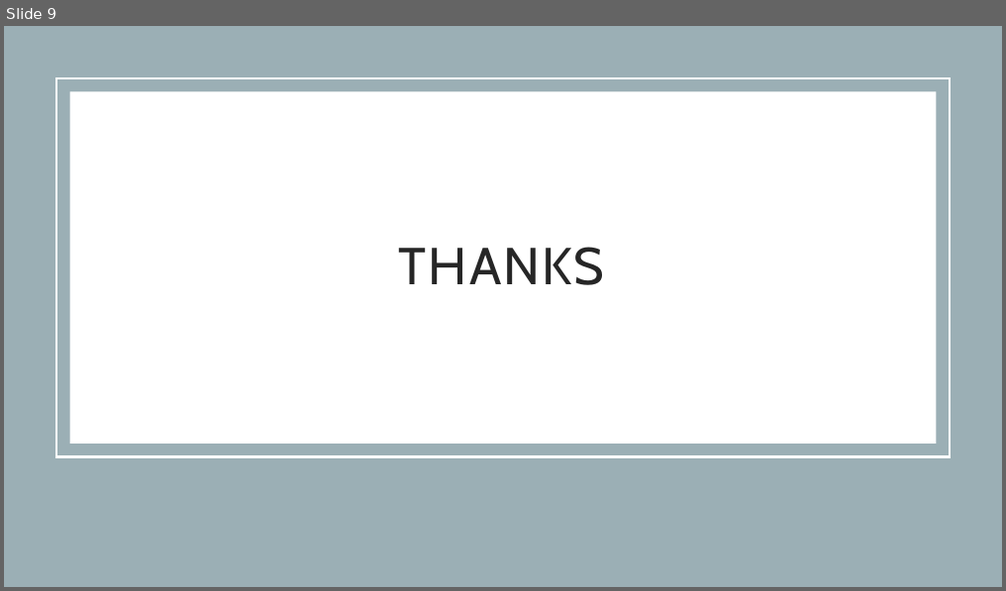
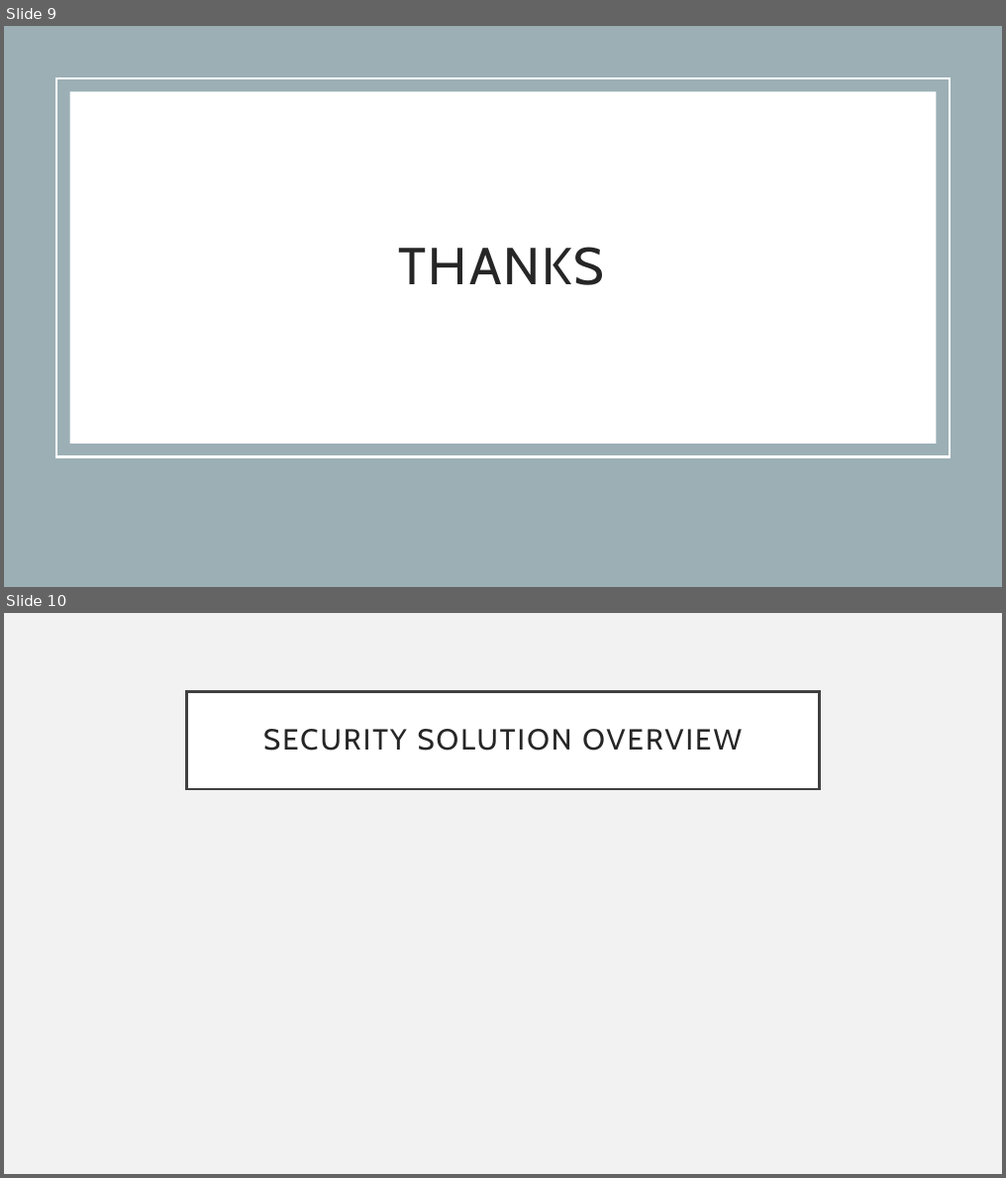
Before and after one commit to andreiczc/dissertation, a slide deck: docs/presentation.pptx. Shown one above the other, each under a label of ours: slide 9 before the commit, slides 9 and 10 after it. The pictures are 1006x591 and 1006x1178 pixels, drawn with LibreOffice and Linux fonts; fonts in the diff are those of the drawing. Boxes give left, top, right and bottom in pixels: in the first picture for what was removed or moved away, otherwise in the second. Text is boxed around its words. In the diff, an @@ line names an element or a change of style, - is before the commit and + after.

```diff
--- a/docs/presentation.pptx
+++ b/docs/presentation.pptx
@@ slide 10 added at (4, 613, 1002, 1174), background #F2F2F2 @@
@@ title added at (187, 691, 819, 789), fill #FFFFFF, outline #404040 2.5 pt, 28 pt, text #262626 @@
+SECURITY SOLUTION OVERVIEW
```
Also in this commit, not shown: 1 slide changed, 15 other files.
